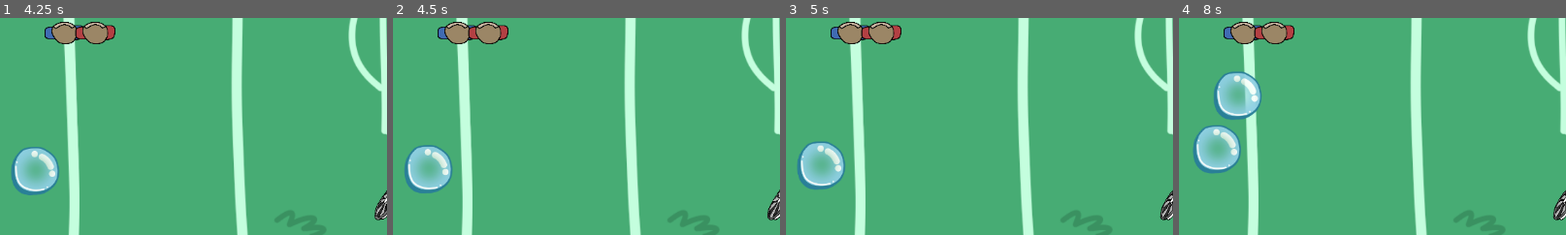
Above: before the commit, frames 1-4 (left to right).
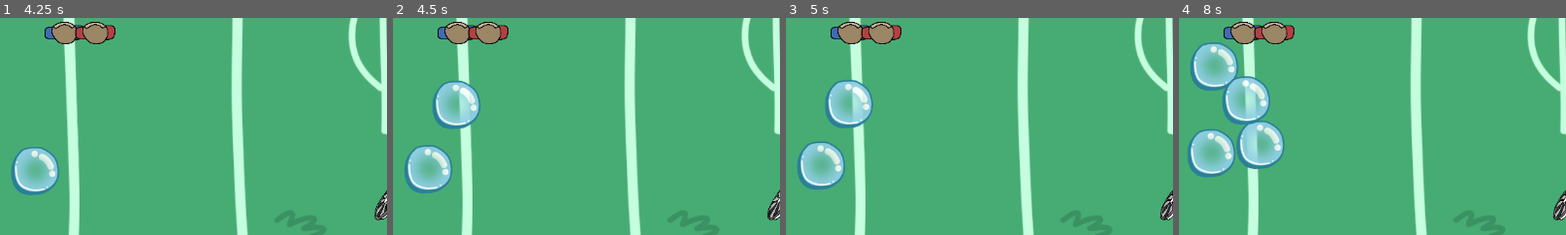
Above: after the commit, the same moments.

Repository: Calandir/ggj-2025
Game: Godot game, scene res://Scenes/menu.tscn
Two runs of this game, one before a commit and one after it. Both use one fixed random seed, a clock stepped at 60 frames per second and the inputs below.
Inputs (mouse positions are % of the whole screen's width and height, from its top left):
- Up to frame 1 (4.25 s): click (20, 73) at 0.52 s; type "Alex" at 0.6 s; click (80, 72) at 0.75 s; type "Alex" at 0.83 s; click "START" at 1.25 s
- Up to frame 2 (4.5 s): no input
- Up to frame 3 (5 s): no input
- Up to frame 4 (8 s): tap 1 (debug_spawn_bubble) at 5.65 s
The pictures show only the part of the screen within x 42-92%, y 47-97%; the shares and areas given below are measured in that part.

Frame 1 is identical in both runs. In frame 2, 2.2% of the frame differs, in the area x 10-23%, y 28-52%; in frame 3, 2.2%; in frame 4, 7.9%, in the area x 2-28%, y 11-74%.

Commit message:
Add bubble auto-spawn option

Diff:
--- a/Scripts/debug_bubble_spawner.gd
+++ b/Scripts/debug_bubble_spawner.gd
@@ -1,8 +1,28 @@
 extends Node
 
+const USE_AUTO_SPAWN: bool = true
+
+const TIME_BETWEEN_BUBBLES: float = 3.0
+var _time_until_next_bubble: float = 0.0
+
 @onready var bubble_scene = preload("res://Scenes/Bubble.tscn")
+
+func _ready():
+	_time_until_next_bubble = TIME_BETWEEN_BUBBLES
 
 # Called every frame. 'delta' is the elapsed time since the previous frame.
 func _process(delta):
 	if Input.is_action_just_pressed("debug_spawn_bubble"):
 		get_tree().root.add_child(bubble_scene.instantiate())
+
+	if USE_AUTO_SPAWN:
+		_process_auto_spawn(delta)
+
+func _process_auto_spawn(delta):
+	_time_until_next_bubble -= delta
+
+	if _time_until_next_bubble > 0.0:
+		return
+
+	_time_until_next_bubble += TIME_BETWEEN_BUBBLES
+	get_tree().root.add_child(bubble_scene.instantiate())
